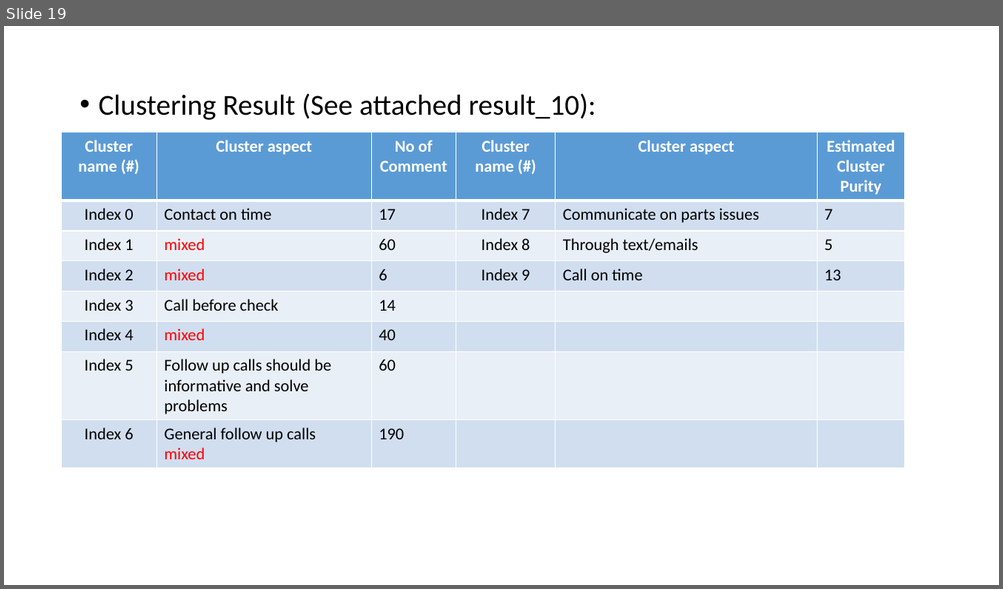
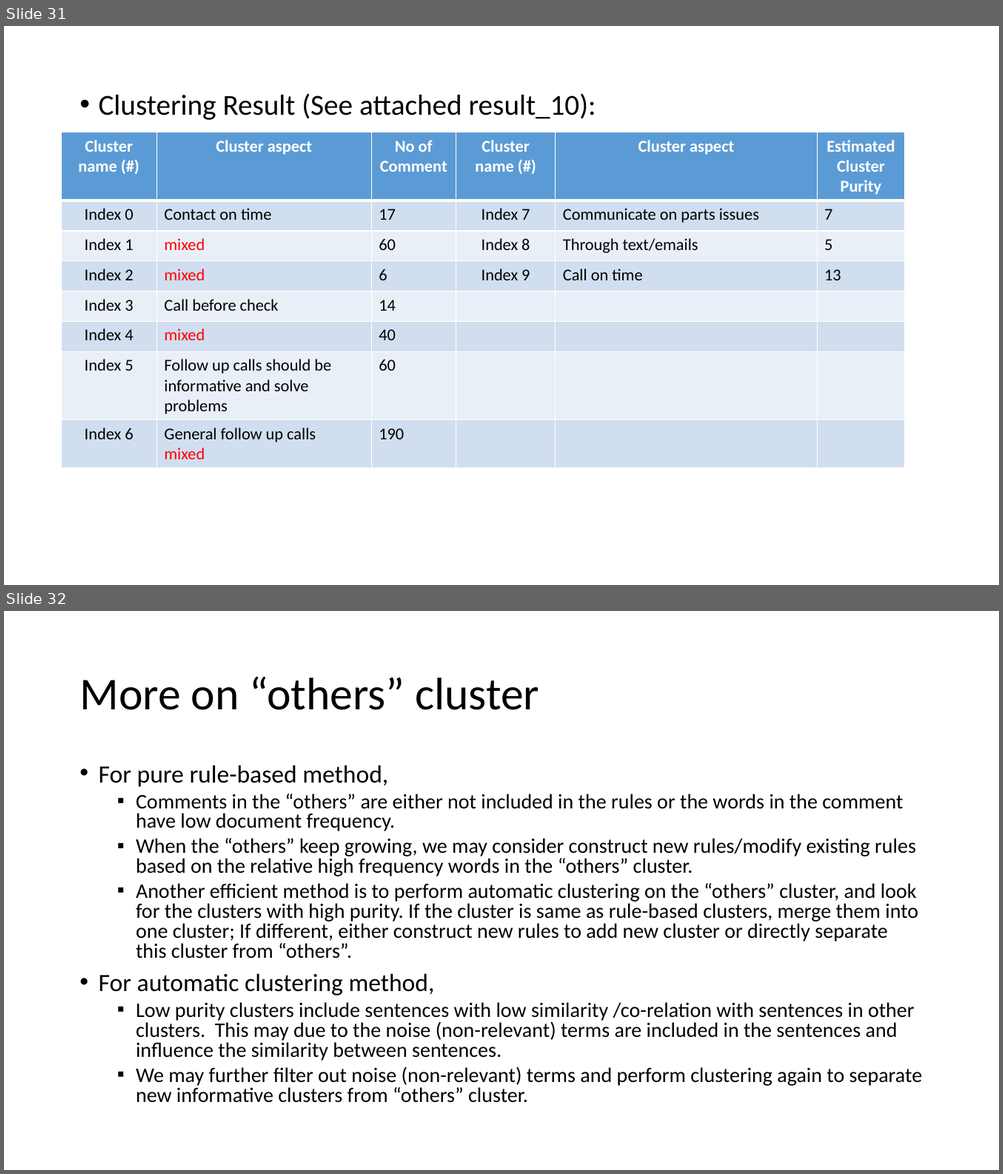
Before and after one commit to Li-Pengfei/review_clustering_Deloitte, a slide deck: Clustering_results_for_Deloitte_v1.pptx. Shown one above the other, each under a label of ours: slide 19 before the commit, slides 31 and 32 after it. The pictures are 1003x589 and 1003x1174 pixels, drawn with LibreOffice and Linux fonts; fonts in the diff are those of the drawing. Boxes give left, top, right and bottom in pixels: in the first picture for what was removed or moved away, otherwise in the second. Text is boxed around its words. In the diff, an @@ line names an element or a change of style, - is before the commit and + after.

```diff
--- a/Clustering_results_for_Deloitte_v1.pptx
+++ b/Clustering_results_for_Deloitte_v1.pptx
@@ slide 32 added at [4,611,999,1170], background #FFFFFF @@
@@ title added at [79,676,539,710], 44 pt, text #000000 @@
+More on “others” cluster
@@ text added at [99,765,922,1103], 20 pt, text #000000 @@
+• For pure rule-based method,
+  ▪ Comments in the “others” are either not included in the rules or the words in the comment have low document frequency.
+  ▪ When the “others” keep growing, we may consider construct new rules/modify existing rules based on the relative high frequency words in the “others” cluster.
+  ▪ Another efficient method is to perform automatic clustering on the “others” cluster, and look for the clusters with high purity. If the cluster is same as rule-based clusters, merge them into one cluster; If different, either construct new rules to add new cluster or directly separate this cluster from “others”.
+• For automatic clustering method,
+  ▪ Low purity clusters include sentences with low similarity /co-relation with sentences in other clusters. This may due to the noise (non-relevant) terms are included in the sentences and influence the similarity between sentences.
+  ▪ We may further filter out noise (non-relevant) terms and perform clustering again to separate new informative clusters from “others” cluster.
@@ what was slide 19 is now slide 31 @@
```
Also in this commit, not shown: 13 slides changed, 12 other slides added, 15 other files.
